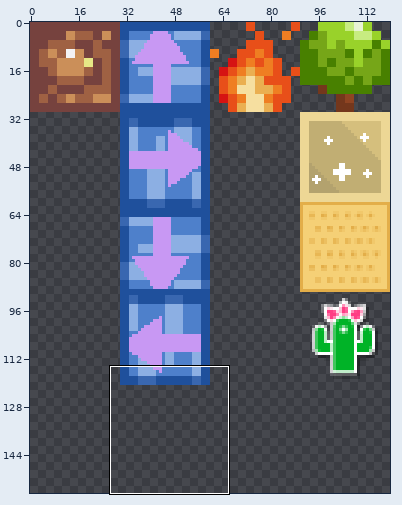
A sprite sheet gets an edit: level-editor/tiles.png. Above: a wide view before the commit, with the close-up outlined.
Close-up. The starting point:
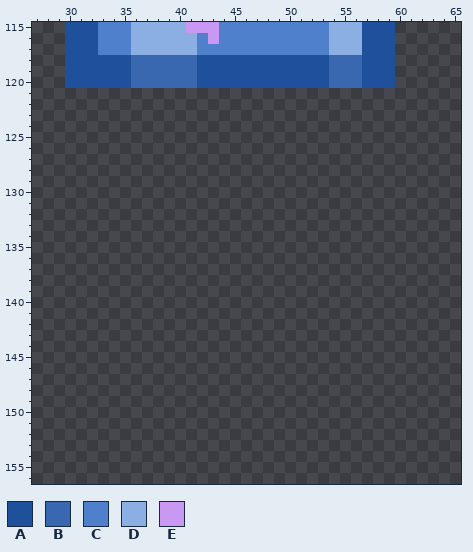
The file is 120x300 pixels. Pixels under 10% opacity are left out. Colours within 5 levels of each other are drawn and written as one. Shown: x 27..65, y 115..156. The wide view leaves out empty margins.
Palette (. is transparent): A #1f509c  B #3967b0  C #4e80cb  D #8cafe3  E #c898f3
Pixels before, first column x 30:
115 AAACCCDDDDDEEECCCCCCCCCCDDDAAA
116 AAACCCDDDDDDCECCCCCCCCCCDDDAAA
117 AAACCCDDDDDDCCCCCCCCCCCCDDDAAA
118 AAAAAABBBBBBAAAAAAAAAAAABBBAAA
119 AAAAAABBBBBBAAAAAAAAAAAABBBAAA
120 AAAAAABBBBBBAAAAAAAAAAAABBBAAA
And afterwards:
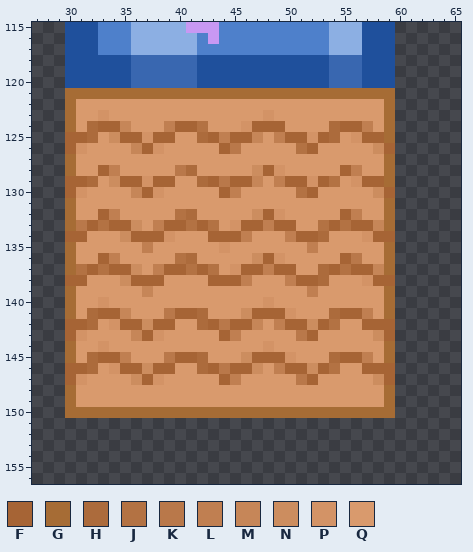
Colours new in this view: F #a66435  G #a66c35  H #ac6b3c  J #b37243  K #b9784a  L #c07f51  M #c68658  N #cc8d5f  P #d39366  Q #d99a6d
From the commit log: dirt can now be placed in the level editor.
The exact change:
Changed rows in their new state; - is an unchanged pixel.
first column x 30:
121 GGGGGGGGGGGGGGGGGGGGGGGGGGGGGG
122 GQQQQQQQQQQQQQQQQQQQQQQQQQQQQG
123 GQQPQQQQQQQQQQQQQQPQQQQQQQQQQG
124 GQHFFMQQQLFFJQQQPFFFQQQQHFFLQG
125 FFHQNFFPFFQQHFLFFMQLFFPFHQPFFG
126 FPQQQQMFPQQQQQFKQQQQQJFQQQQQNF
127 GQQQQQQQQQQQQQQQQQQQQQQQQQQQQG
128 GQQFLQQQQQKHQQQQQNFPQQQQQFLQQG
129 FFHQNFFPFFQQHFKFFMQLFFPFJQPFFG
130 FPQQQQMFPQQQQQFLQQQQQJFQQQQQNF
131 GQQQQQQQQQQQQQQQQQQQQQQQQQQQQG
132 GQQFLQQQQQJHQQQQQNFPQQQQQFLQQG
133 GKFJFFNQLFFJFJQPFFLFFQQJFJFFMG
134 FFQQQNFFFPQQQFFFLQQQLFFHQQQPFF
135 GQQQQQQLQQQQQQPQQQQQQQLQQQQQQG
136 GQQFLQQQQQJHQQQQQNFPQQQQQFKQQG
137 GJFJFFNQLFFJFJQPFFLFFQQHFJFFMG
138 FFQQQNFFFQQQQFFFLQQQLFFHQQQPFF
139 GQQQQQQMQQQQQQQQQQQQQQLQQQQQQG
140 GQQPQQQQQQQQQQQQQQPQQQQQQQQQQG
141 GQHFFMQQQKFFHQQQNFFFPQQQHFFLQG
142 FFHQPFFNFFQQHFKFFMQLFFNFJQQFFF
143 FPQQQQMFPQQQQQFLQQQQQKFQQQQQNF
144 GQQPQQQQQQQQQQQQQQPQQQQQQQQQQG
145 GQHFFLQQQKFFHQQQNFFFPQQQHFFLQG
146 FFHQPFFNFFQQHFKFFNQLFFNFJQQFFF
147 FPQQQQNFPQQQQQFLQQQQQKFQQQQQNF
148 GQQQQQQQQQQQQQQQQQQQQQQQQQQQQG
149 GQQQQQQQQQQQQQQQQQQQQQQQQQQQQG
150 GGGGGGGGGGGGGGGGGGGGGGGGGGGGGG
Changed places in both close-ups, as pixel boxes (x1, y1, x2, y2):
added: (65, 88, 395, 418)
